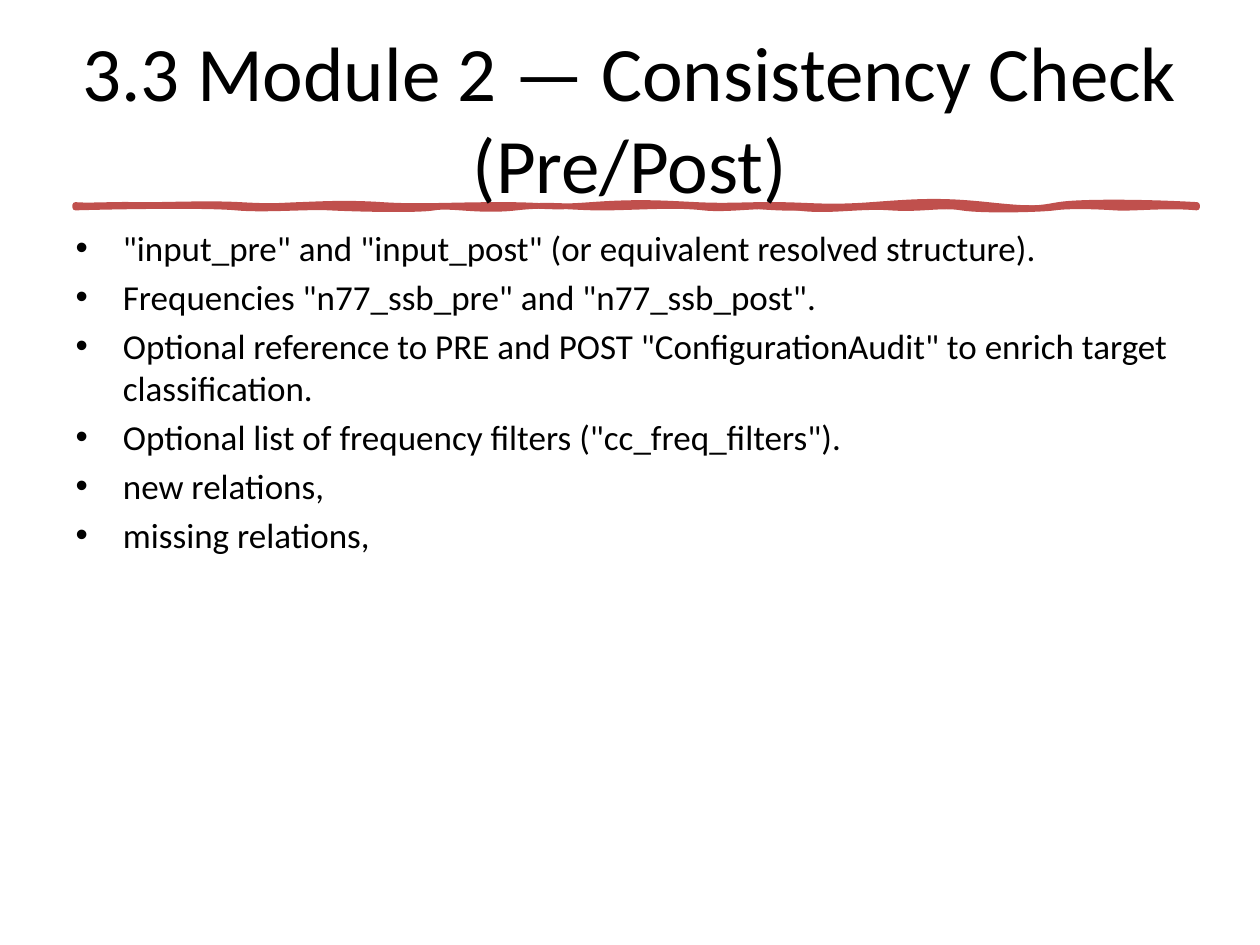
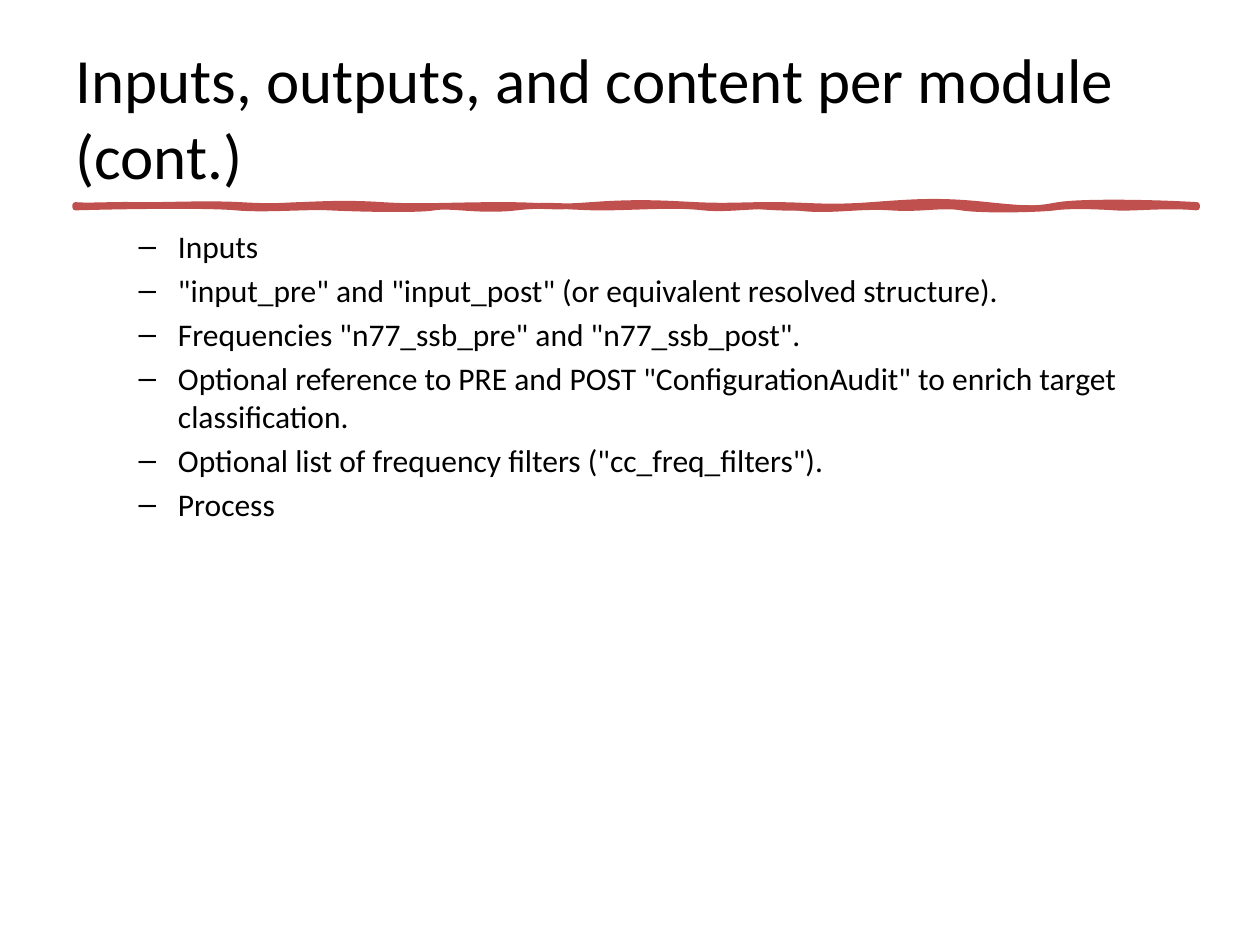
Before and after one commit to jaimetur/SSB_RetuningAutomations, a slide deck: slide 14 of help/SSB-Retuning-Automations-User-Guide-v0.7.1.pptx (slide 6 before the commit). Drawn at 1260x945 pixels with LibreOffice and Linux fonts; fonts in the diff are those of the drawing. Boxes give left, top, right and bottom in pixels: in the first picture for what was removed or moved away, otherwise in the second. Text is boxed around its words. In the diff, an @@ line names an element or a change of style, - is before the commit and + after.

```diff
--- a/help/SSB-Retuning-Automations-User-Guide-v0.7.1.pptx
+++ b/help/SSB-Retuning-Automations-User-Guide-v0.7.1.pptx
@@ title at (76,59,1113,188): text changed; size 44 to 36 pt @@
-3.3 Module 2 — Consistency Check (Pre/Post)
+Inputs, outputs, and content per module (cont.)
@@ text at (178,237,258,263): paragraph added @@
+  – Inputs
@@ text at (178,279,1115,477): size 20 to 18 pt; bullet • to –; list level 1 to 2 in ""input_pre" and "input_post" (or equivalent ..."; list level 1 to 2 in "Frequencies "n77_ssb_pre" and "n77_ssb_post"."; list level 1 to 2 in "Optional reference to PRE and ..."; list level 1 to 2 in "Optional list of frequency filters ..." @@
@@ text at (178,495,275,517): text changed; size 20 to 18 pt @@
-• new relations,
-• missing relations,
+  – Process
```
Also in this commit, not shown: 6 other slides changed, 34 slides added, 1 slide removed, 5 other files.
